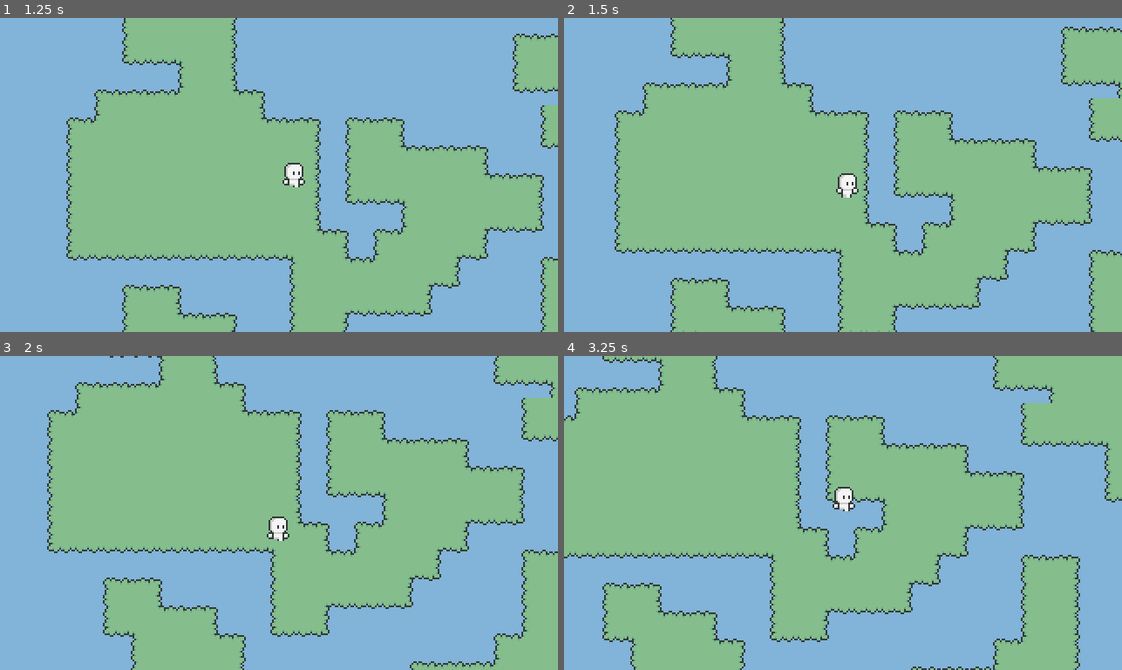
Above: before the commit, frames 1-4 (two rows, left to right).
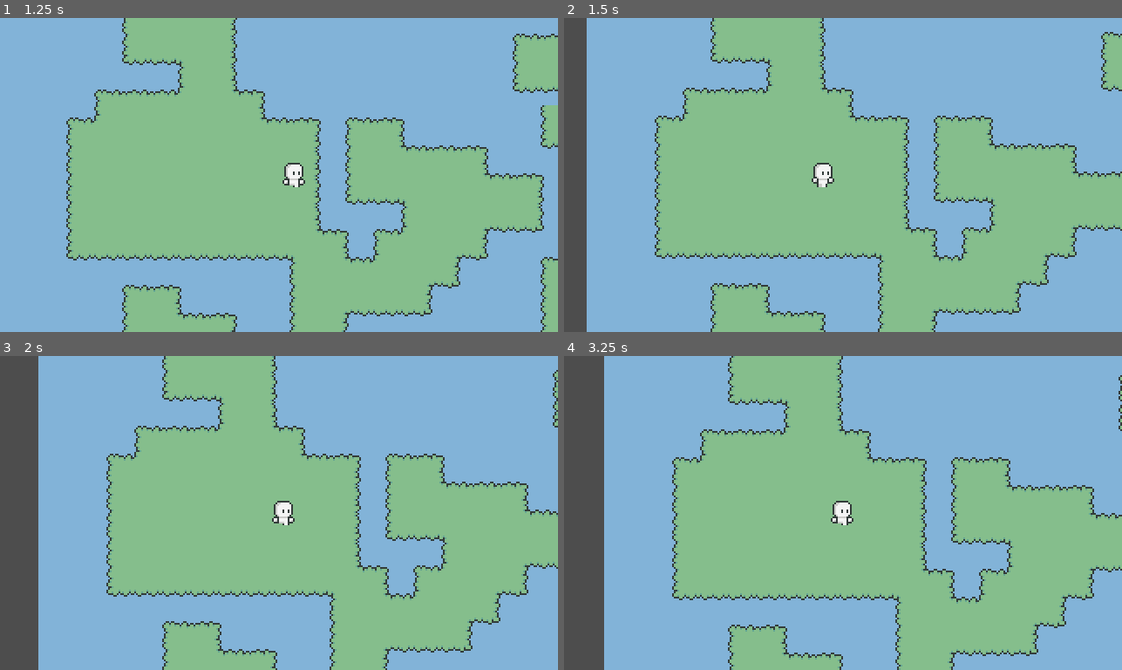
Above: after the commit, the same moments.

Repository: Kyando/idle-paradox
Game: Godot game, scene res://scenes/game_scene.tscn
The game is run twice, just before and just after one commit, with the same random seed, the same clock (stepped at 60 frames per second) and the same inputs.
Inputs:
- Up to frame 1 (1.25 s): hold D (walk_right) from 0.53 s (still down); hold Space (perform_action) from 0.53 s (still down)
- Up to frame 2 (1.5 s): release D (walk_right) at 1.28 s; release Space (perform_action) at 1.28 s; hold S (walk_down) from 1.28 s (still down); tap Space (perform_action) at 1.35 s
- Up to frame 3 (2 s): keep holding S (walk_down)
- Up to frame 4 (3.25 s): release S (walk_down) at 2.03 s; hold D (walk_right) 2.03-2.78 s; hold Space (perform_action) 2.03-2.78 s; hold W (walk_up) from 2.78 s (still down); tap Space (perform_action) at 2.85 s

Frame 1 is identical in both runs. In frame 2, 34% of the frame differs, in the area x 0-100%, y 0-100%; in frame 3, 49%; in frame 4, 58%.

Commit message:
added initial recording script

Diff:
--- a/scenes/characters/player/player.gd
+++ b/scenes/characters/player/player.gd
@@ -1,5 +1,49 @@
 class_name Player
 extends CharacterBody2D
 
+var player_direction : Vector2
+var is_recording: bool = true
+var is_autoplaying: bool = false
+var current_index: int = 0
+var recording_values =  {
+	"position":[],
+	"velocity":[],
+}
 
-var player_direction : Vector2
+func _process(delta: float) -> void:
+	if Input.is_action_just_released("perform_action"):
+		is_autoplaying = true
+		is_recording = false
+		#if is_recording:
+			#is_recording = false
+			#is_autoplaying = true
+		#else:
+			#if is_autoplaying:
+				#is_autoplaying = false
+				#
+			#else:
+				#current_index = 0
+				#recording_values = {
+					#"position":[],
+					#"velocity":[],
+					#}
+		#print("autoplayng: " + str(is_autoplaying) + " | recording: " + str(is_recording))
+
+
+func _physics_process(delta: float) -> void:
+
+	if is_recording:
+		recording_values['position'].append(global_position)
+		recording_values['velocity'].append(velocity)
+		print("recorded")
+
+	if is_autoplaying:
+		compute_autoplay()
+
+func compute_autoplay() -> void:
+	var pos = recording_values['position'][current_index]
+	global_position = pos
+
+	current_index += 1
+	if current_index >= len(recording_values['position']):
+		current_index = 0
--- a/scenes/characters/player/walk_state.gd
+++ b/scenes/characters/player/walk_state.gd
@@ -18,6 +18,7 @@
 	animated_sprite.play("walking")
 
 	player.velocity = direction * speed
+
 	player.move_and_slide()
 
 func _on_next_transitions() -> void:
